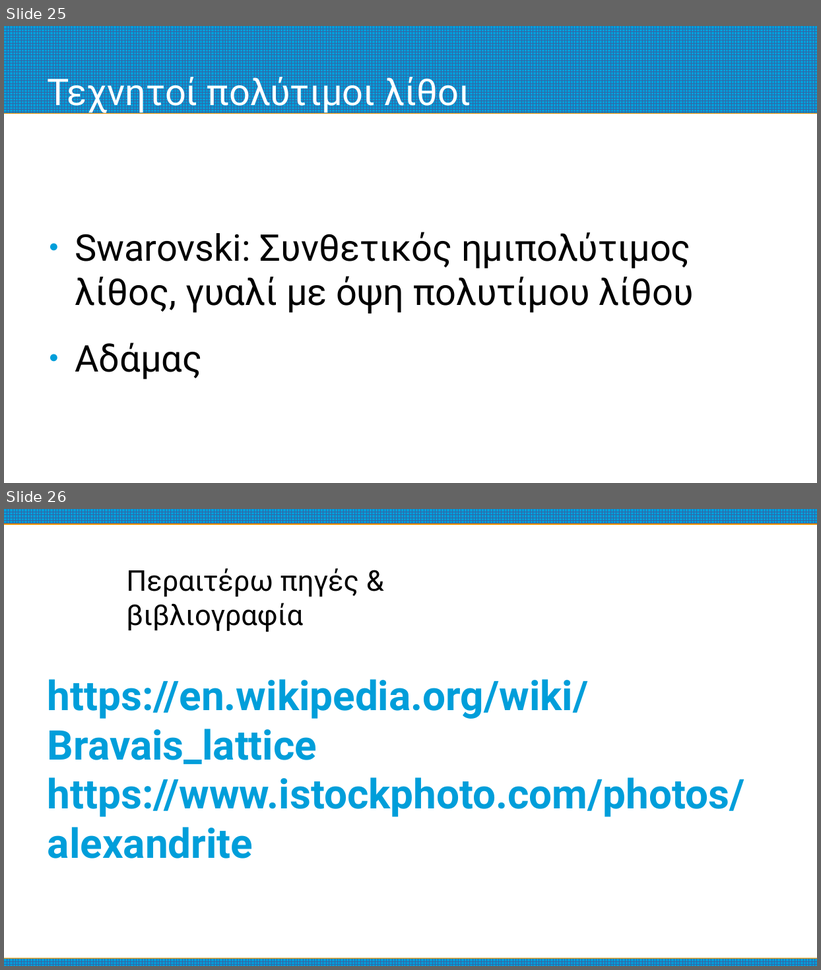
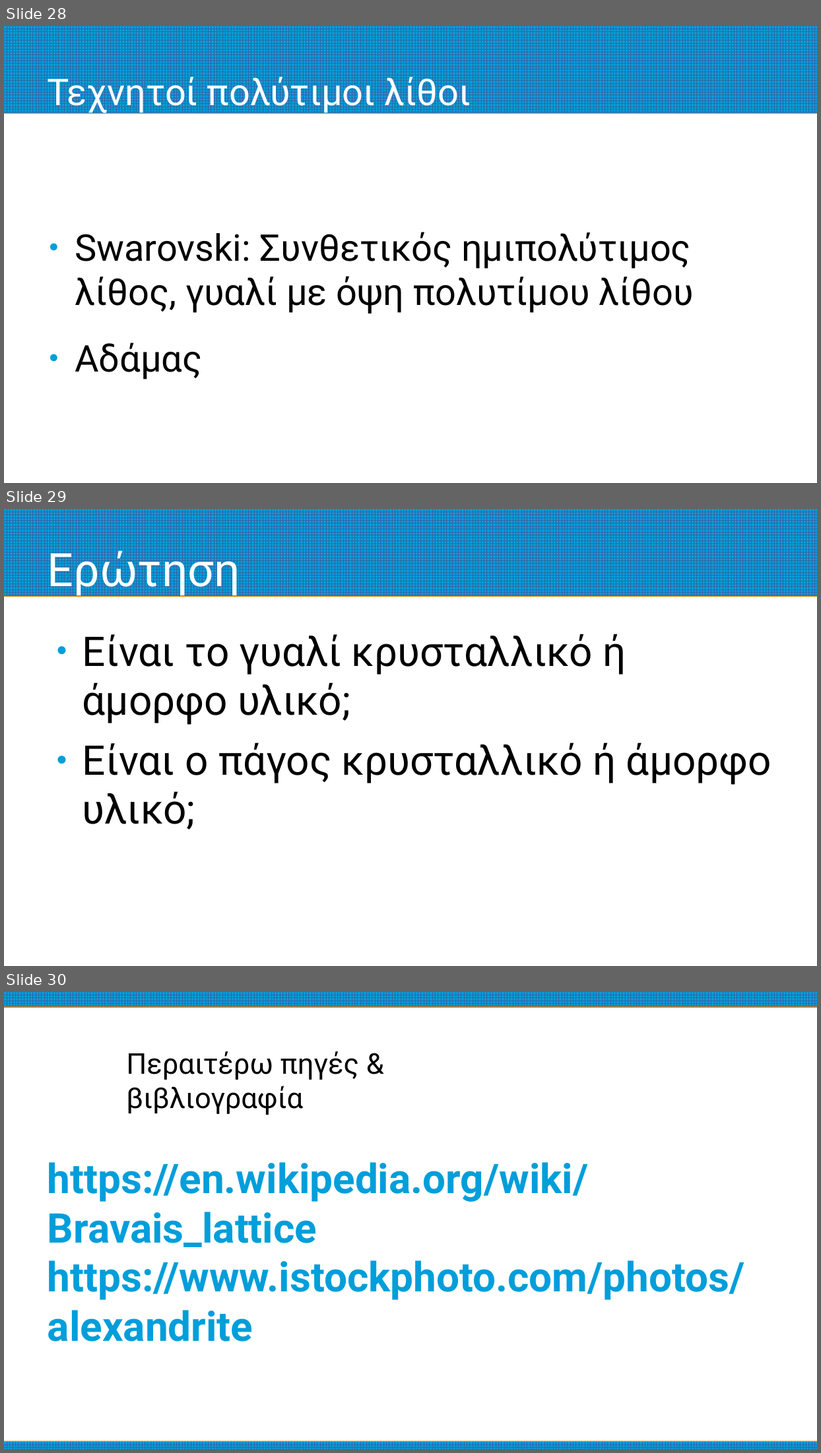
Before and after one commit to nickaiva/epas, a slide deck: preciousStones.odp. Shown one above the other, each under a label of ours: slides 25 and 26 before the commit, slides 28, 29 and 30 after it. The pictures are 821x970 and 821x1453 pixels, drawn with LibreOffice and Linux fonts; fonts in the diff are those of the drawing. Boxes give left, top, right and bottom in pixels: in the first picture for what was removed or moved away, otherwise in the second. Text is boxed around its words. In the diff, an @@ line names an element or a change of style, - is before the commit and + after.

```diff
--- a/preciousStones.odp
+++ b/preciousStones.odp
@@ slide 29 added at (4, 509, 817, 966), background #FFFFFF; not listed: 1 template element that a slide beside it also shows @@
@@ title added at (48, 545, 240, 597), 45 pt, text #FFFFFF @@
+Ερώτηση
@@ text added at (83, 634, 772, 830), 40 pt, text #000000 @@
+● Είναι το γυαλί κρυσταλλικό ή άμορφο υλικό;
+● Είναι ο πάγος κρυσταλλικό ή άμορφο υλικό;
@@ what was slide 25 is now slide 28 @@
@@ what was slide 26 is now slide 30 @@
```
Also in this commit, not shown: 2 slides changed, 4 other slides added, 1 other file.
